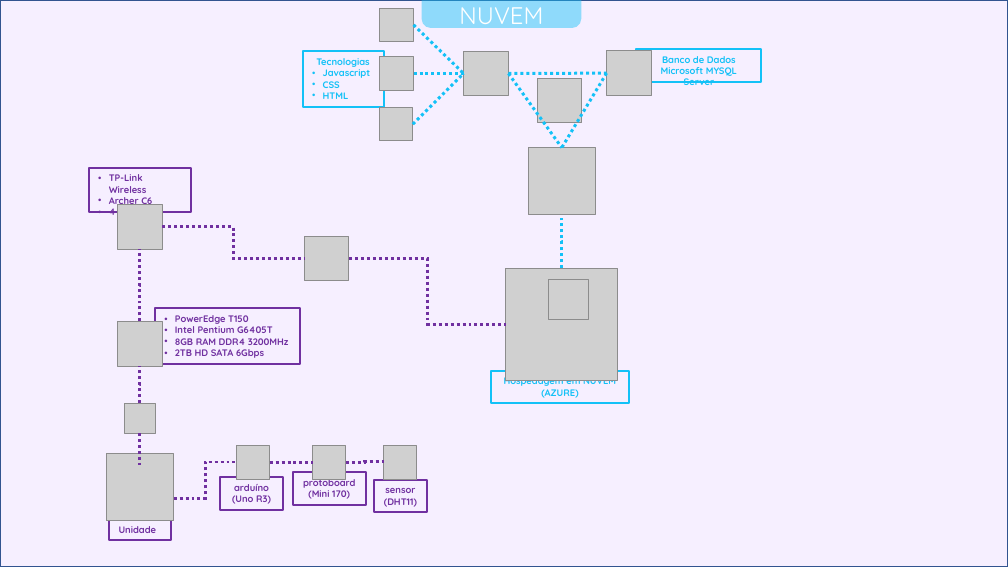
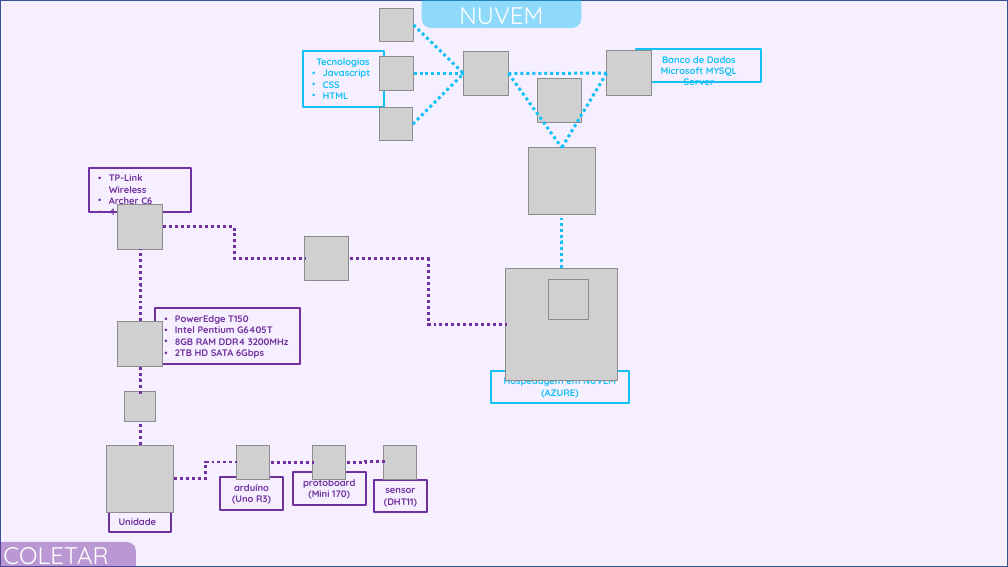
Before and after one commit to 0mni-Solutions/OmniTextil, a slide deck: slide 10 of APRESENTAÇÃO/Slides/Presentation.pptx (slide 3 before the commit). Drawn at 1008x567 pixels with LibreOffice and Linux fonts; fonts in the diff are those of the drawing; grey boxes stand for pictures. Boxes give left, top, right and bottom in pixels: in the first picture for what was removed or moved away, otherwise in the second. Text is boxed around its words. In the diff, an @@ line names an element or a change of style, - is before the commit and + after.

```diff
--- a/APRESENTAÇÃO/Slides/Presentation.pptx
+++ b/APRESENTAÇÃO/Slides/Presentation.pptx
@@ elbow line moved from (140, 403) - (140, 366) to (141, 394) - (141, 367) @@
@@ 2 pictures, 1 rectangle: place and size @@
-2 pictures, 1 rectangle at <box>107,403,174,540</box>
+2 pictures, 1 rectangle at <box>107,392,174,532</box>
@@ elbow line moved from (140, 433) - (140, 466) to (141, 424) - (141, 445) @@
@@ elbow line moved from (174, 499) - (236, 462) to (175, 479) - (237, 462) @@
@@ rounded rectangle added at <box>0,542,135,567</box>, fill #7030A0 at 45% opacity, 18 pt, text #FFFFFF @@
+COLETAR
```
Also in this commit, not shown: 2 other slides changed, 7 slides added, 40 other files.
